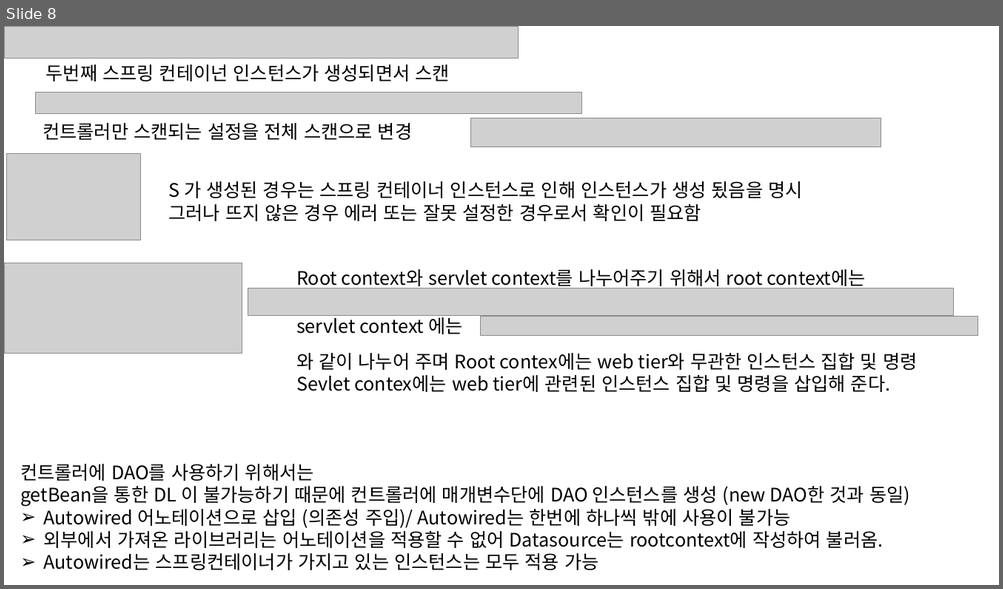
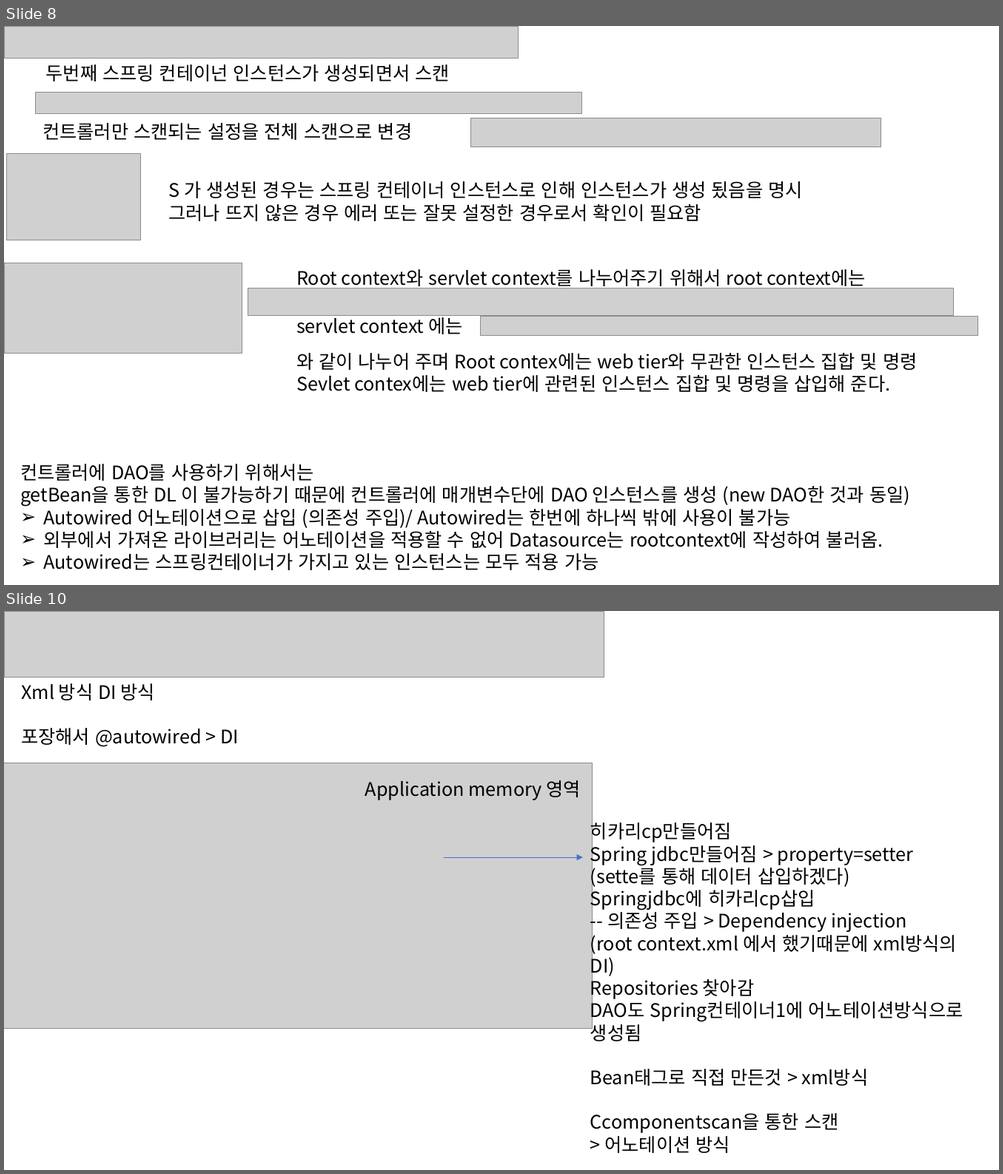
Before and after one commit to HSungJun/AfterSemi, a slide deck: STSWorkspace/Spring.pptx. Shown one above the other, each under a label of ours: slide 8 before the commit, slides 8 and 10 after it; the slides between them are not shown. The pictures are 1003x589 and 1003x1174 pixels, drawn with LibreOffice and Linux fonts; fonts in the diff are those of the drawing; grey boxes stand for pictures. Boxes give left, top, right and bottom in pixels: in the first picture for what was removed or moved away, otherwise in the second. Text is boxed around its words. In the diff, an @@ line names an element or a change of style, - is before the commit and + after.

```diff
--- a/STSWorkspace/Spring.pptx
+++ b/STSWorkspace/Spring.pptx
@@ slide 10 added at [4, 611, 999, 1170], background #FFFFFF @@
@@ picture added at [4, 611, 604, 678] @@
@@ text added at [21, 684, 239, 747], 18 pt, text #000000 @@
+Xml 방식 DI 방식
+포장해서 @autowired > DI
@@ picture added at [4, 763, 593, 1029] @@
@@ text added at [365, 780, 580, 800], 18 pt, text #000000 @@
+Application memory 영역
@@ text added at [590, 820, 963, 1153], 18 pt, text #000000 @@
+히카리cp만들어짐
+Spring jdbc만들어짐 > property=setter
+(sette를 통해 데이터 삽입하겠다)
+Springjdbc에 히카리cp삽입
+-- 의존성 주입 > Dependency injection
+(root context.xml 에서 했기때문에 xml방식의
+DI)
+Repositories 찾아감
+DAO도 Spring컨테이너1에 어노테이션방식으로
+생성됨
+Bean태그로 직접 만든것 > xml방식
+Ccomponentscan을 통한 스캔
+> 어노테이션 방식
@@ arrow added from (444, 858) to (583, 858), #4472C4 0.5 pt @@
```
Also in this commit, not shown: 4 other slides added, 38 other files.
